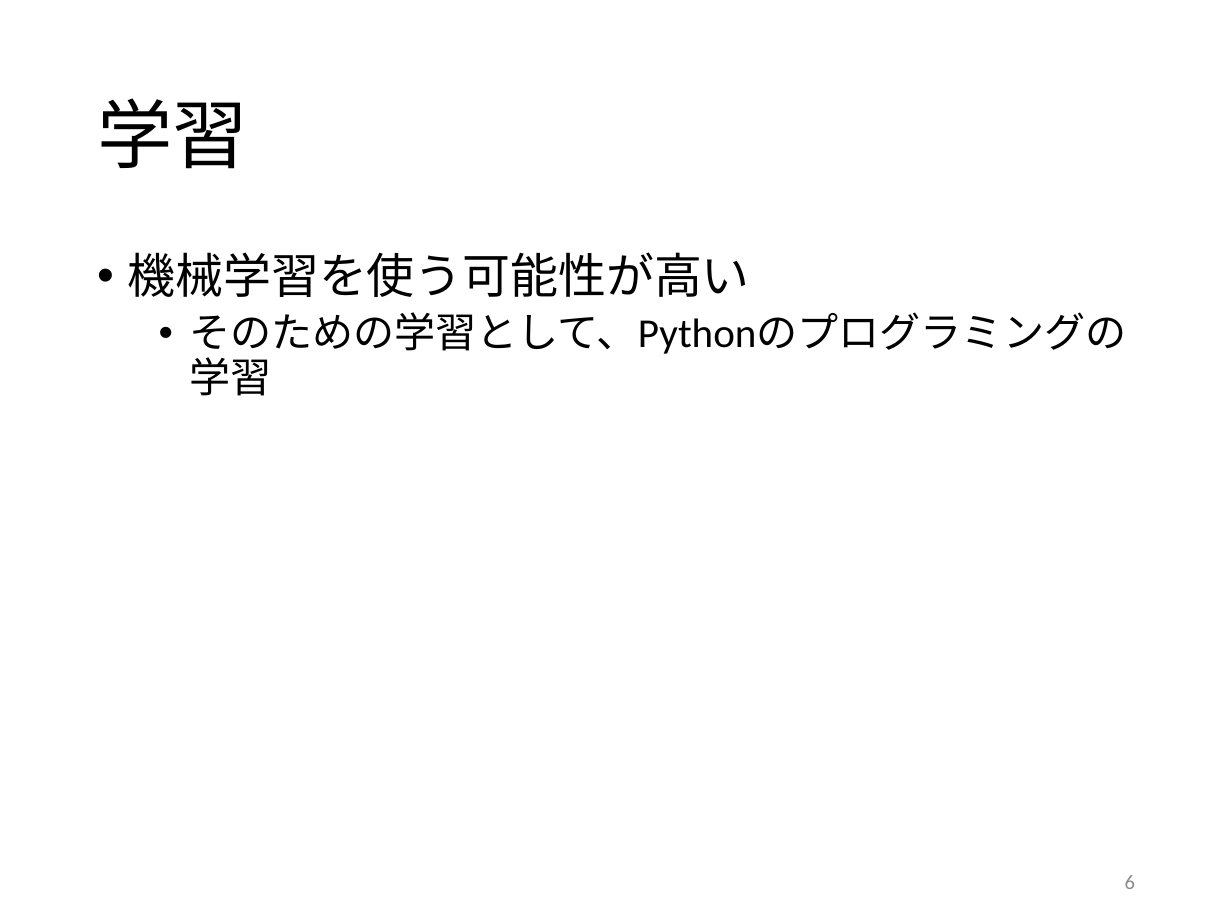
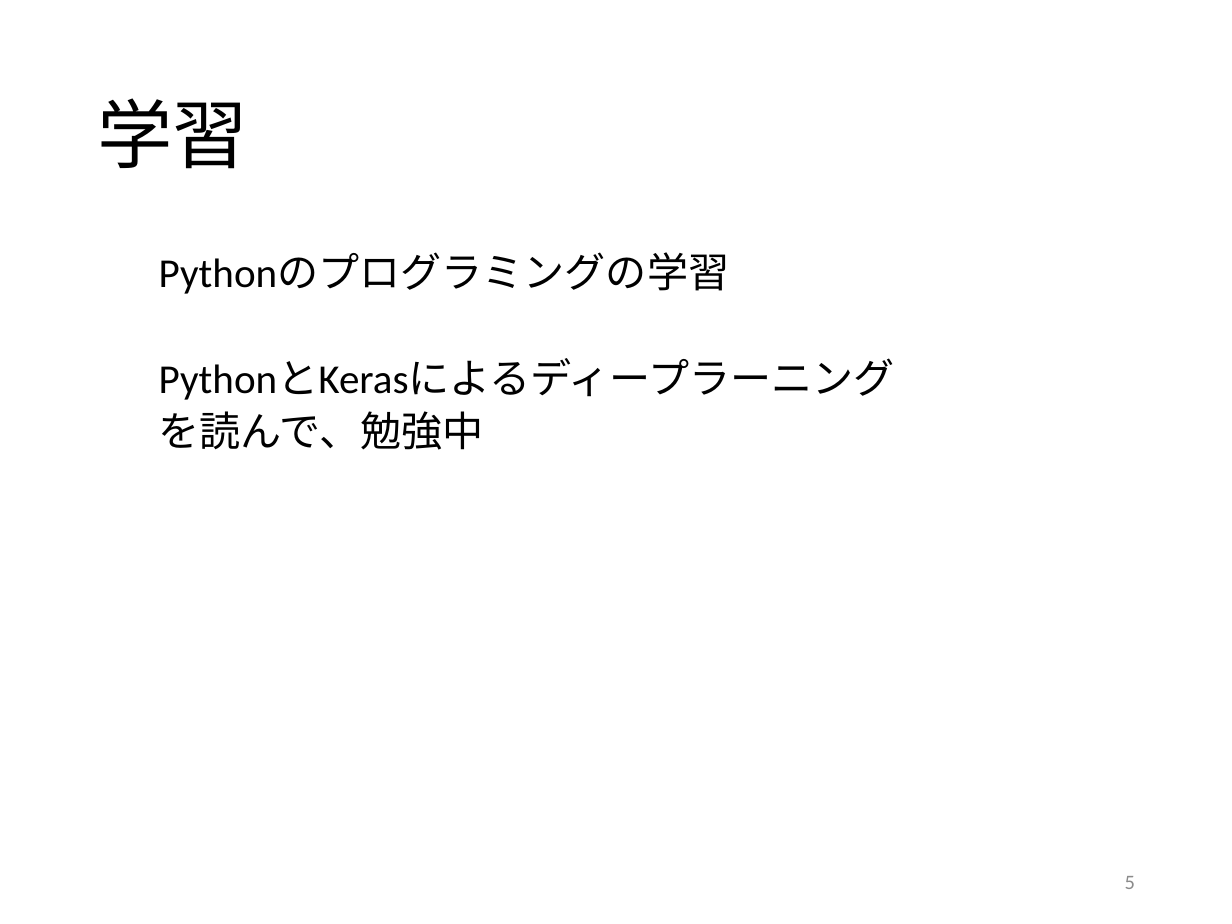
Before and after one commit to kait-takanolab/1821005-yoshioka-thesis, a slide deck: slide 5 of 1821005_yoshioka_sotuken.pptx (slide 6 before the commit). Drawn at 1232x924 pixels with LibreOffice and Linux fonts; fonts in the diff are those of the drawing. Boxes give left, top, right and bottom in pixels: in the first picture for what was removed or moved away, otherwise in the second. Text is boxed around its words. In the diff, an @@ line names an element or a change of style, - is before the commit and + after.

```diff
--- a/1821005_yoshioka_sotuken.pptx
+++ b/1821005_yoshioka_sotuken.pptx
@@ text at (159,254,895,450): text changed @@
-• 機械学習を使う可能性が高い
-  • そのための学習として、Pythonのプログラミングの学習
+  Pythonのプログラミングの学習
+  PythonとKerasによるディープラーニング
+  を読んで、勉強中
@@ page number at (1125,876,1135,889): text changed @@
-6
+5
```
Also in this commit, not shown: 3 other slides changed, 2 slides added, 2 slides removed.
